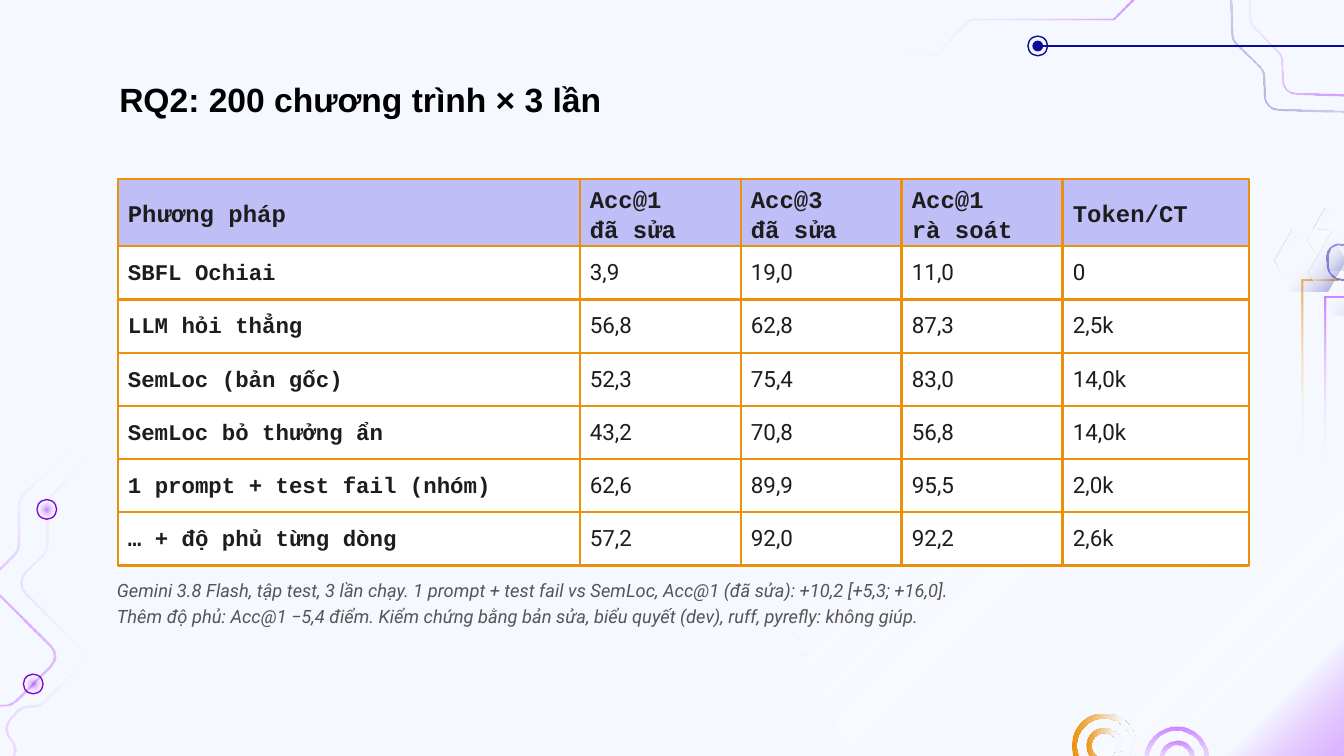
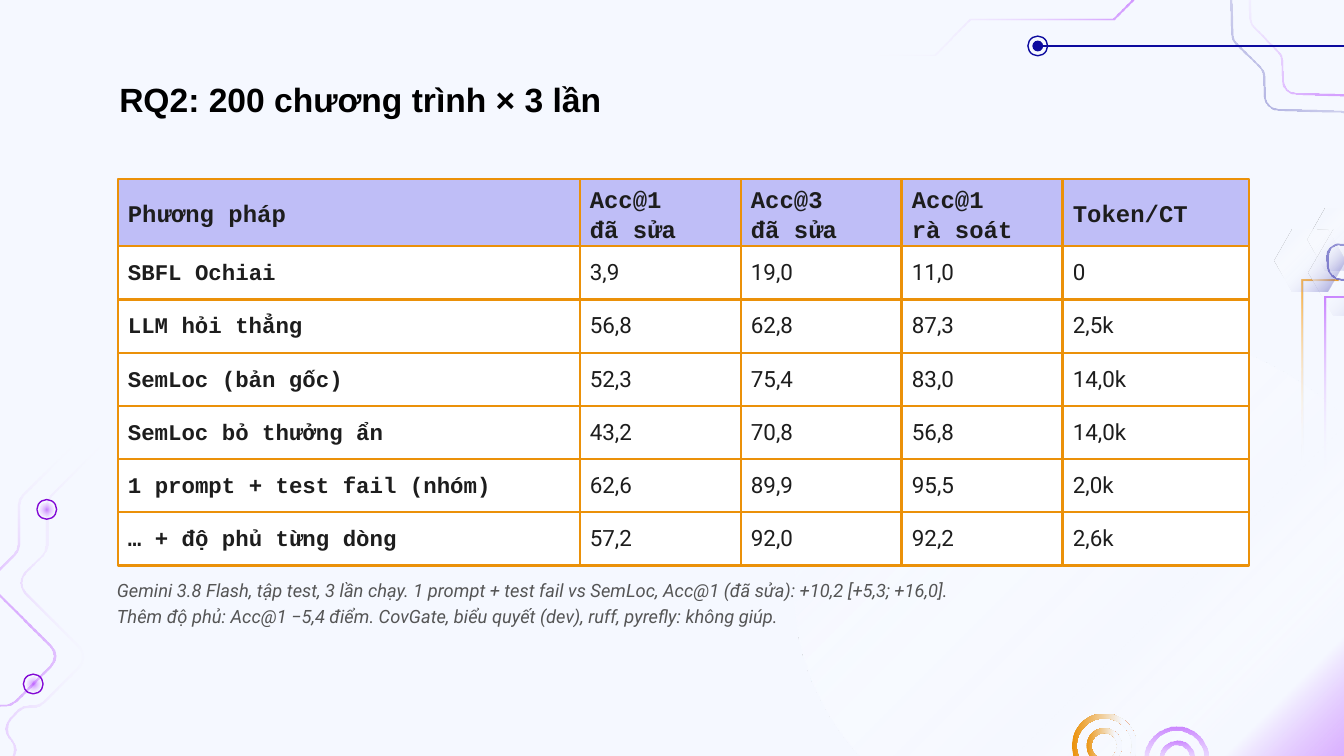
Before and after one commit to doanan293/grounded-or-guessed, a slide deck: slide 5 of docs/presentation/bao-cao-lan-2.pptx. Drawn at 1344x756 pixels with LibreOffice and Linux fonts; fonts in the diff are those of the drawing; background and template pictures are left out. Boxes give left, top, right and bottom in pixels: in the first picture for what was removed or moved away, otherwise in the second. Text is boxed around its words. In the diff, an @@ line names an element or a change of style, - is before the commit and + after.

```diff
--- a/docs/presentation/bao-cao-lan-2.pptx
+++ b/docs/presentation/bao-cao-lan-2.pptx
@@ text at box(117, 608, 778, 627): text changed @@
-Thêm độ phủ: Acc@1 −5,4 điểm. Kiểm chứng bằng bản sửa, biểu quyết (dev), ruff, pyrefly: không giúp.
+Thêm độ phủ: Acc@1 −5,4 điểm. CovGate, biểu quyết (dev), ruff, pyrefly: không giúp.
```
Also in this commit, not shown: 1 other slide changed, 30 other files.
